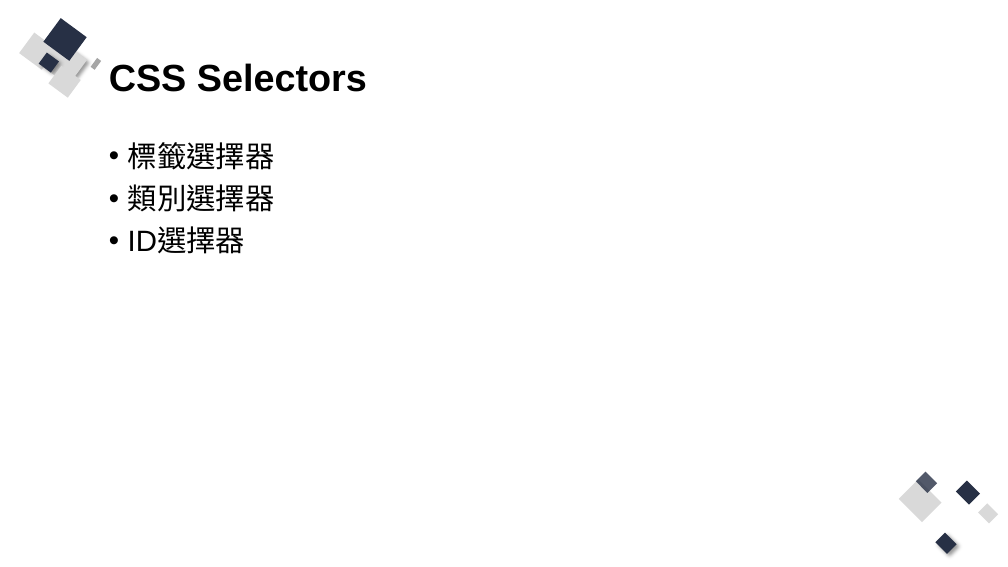
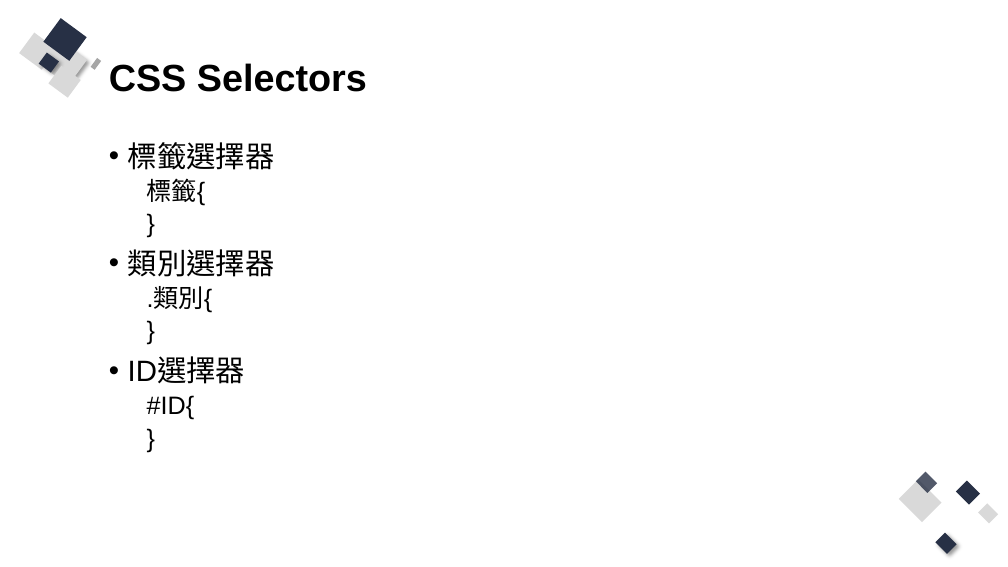
Before and after one commit to Q81JIAXIONG/-, a slide deck: slide 19 of 投影片/1.網頁基礎.pptx. Drawn at 1008x567 pixels with LibreOffice and Linux fonts; fonts in the diff are those of the drawing. Boxes give left, top, right and bottom in pixels: in the first picture for what was removed or moved away, otherwise in the second. Text is boxed around its words. In the diff, an @@ line names an element or a change of style, - is before the commit and + after.

```diff
--- a/投影片/1.網頁基礎.pptx
+++ b/投影片/1.網頁基礎.pptx
@@ text at bbox=[147, 178, 206, 206]: paragraphs added @@
+  標籤{
+  }
@@ text at bbox=[147, 287, 213, 313]: paragraphs added @@
+  .類別{
+  }
@@ text at bbox=[147, 395, 195, 420]: paragraphs added @@
+  #ID{
+  }
```
Also in this commit, not shown: 3 other slides changed, 5 slides added, 11 other files.
